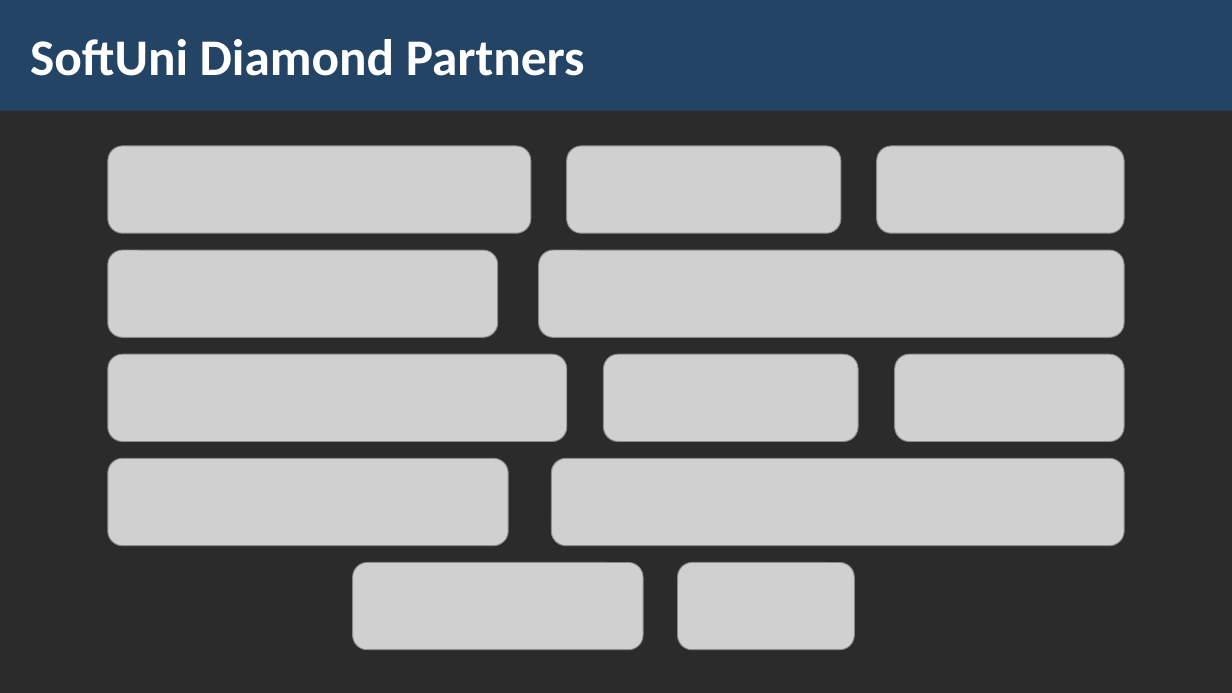
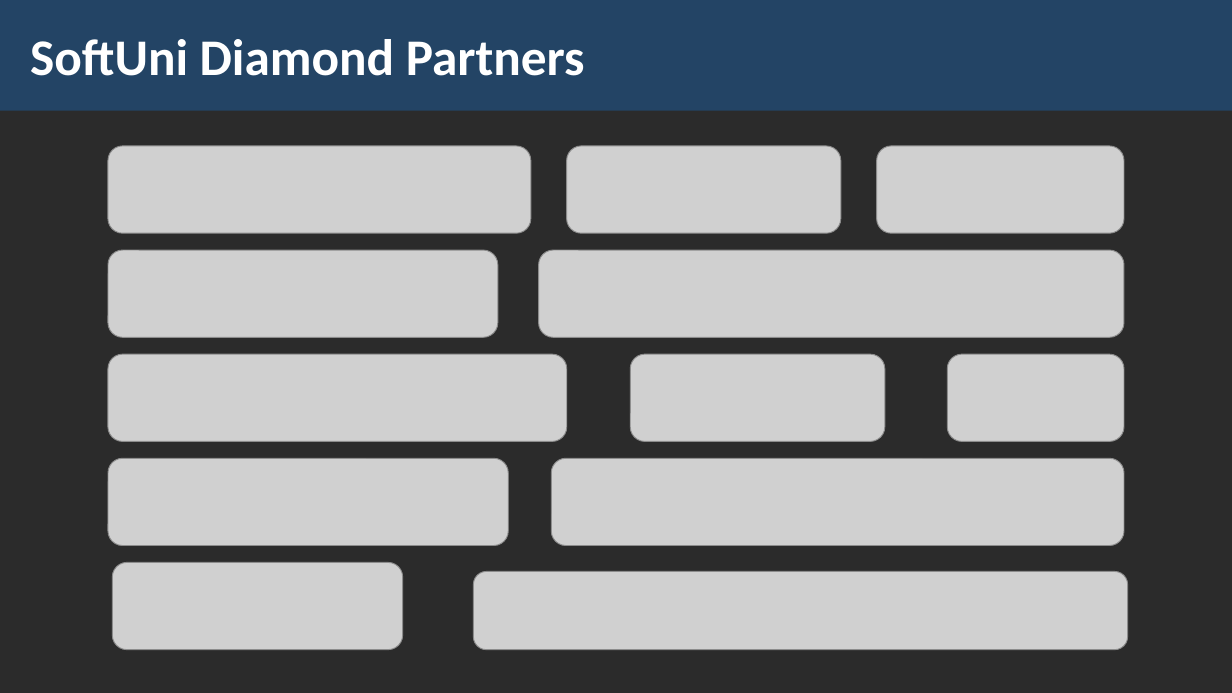
Before and after one commit to ErayErol/Software-University-Courses, a slide deck: slide 4 of JS Advanced - 2019.09.16/00_Course Introduction/JS-Advanced-Course-Introduction.pptx. Drawn at 1232x693 pixels with LibreOffice and Linux fonts; fonts in the diff are those of the drawing; grey boxes stand for pictures; background and template pictures are left out; a plain dark background stands for a picture behind light text. Boxes give left, top, right and bottom in pixels: in the first picture for what was removed or moved away, otherwise in the second. Text is boxed around its words. In the diff, an @@ line names an element or a change of style, - is before the commit and + after.

```diff
--- a/JS Advanced - 2019.09.16/00_Course Introduction/JS-Advanced-Course-Introduction.pptx
+++ b/JS Advanced - 2019.09.16/00_Course Introduction/JS-Advanced-Course-Introduction.pptx
@@ picture: place and size @@
-picture at box(604, 354, 859, 441)
+picture at box(630, 354, 884, 441)
@@ picture: place and size @@
-picture at box(895, 354, 1124, 441)
+picture at box(947, 354, 1124, 441)
@@ picture added at box(113, 563, 403, 650) @@
@@ picture removed at box(353, 563, 643, 650) @@
@@ picture removed at box(677, 563, 854, 650) @@
@@ picture added at box(473, 571, 1128, 650) @@
```
Also in this commit, not shown: 1 slide added, 4 other files.
